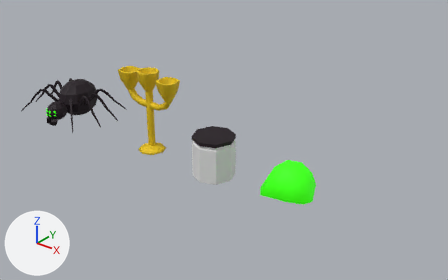
The FBX model Source/Assets/Models/objects.fbx: old version first, new version second.
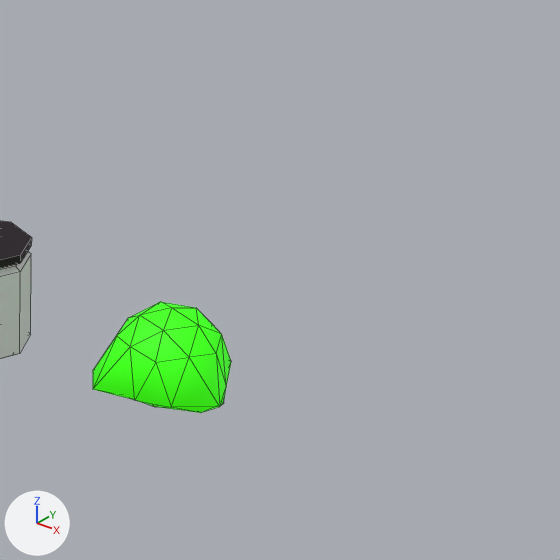
Old and new are each drawn whole from a camera (50 mm lens) standing at (16.17, -19.43, 13.01) and looking at (-0.09, 0.89, 0.41) and again close up on the part from 50% to 100% of the width and 14% to 94% of the height. Every picture has the same lights, and +X, +Y and +Z are marked at lower left. The close-ups show mesh edges as thin lines. Where no turn or scale is listed for an object, it has been applied to the vertices.

The first close-up shows 'Bottle', 'Slime'.
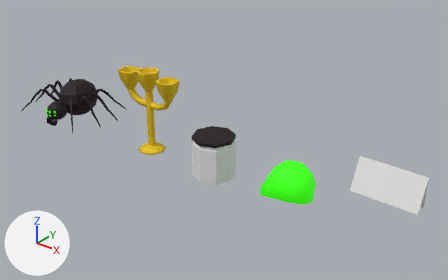
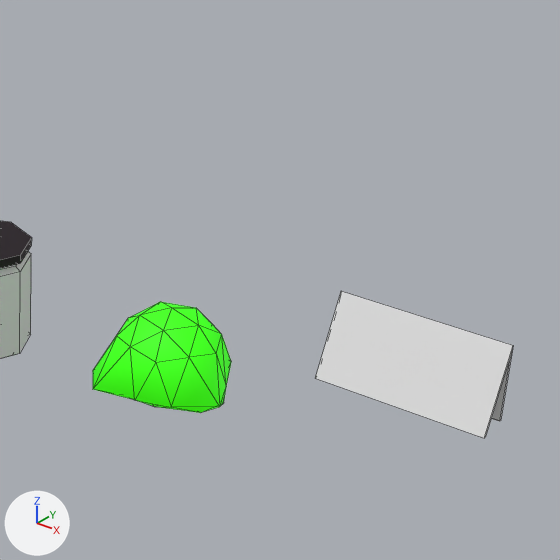
The change, as a list of edits to the scene's bpy script:
```text
Add me_plane:
    me_plane.from_pydata([(-1.36, -0.25, -0.72), (1.36, -0.25, -0.72), (-1.36, 0.34, 0.55), (1.36, 0.34, 0.55), (-1.36, 0.34, -0.72), (1.36, 0.34, -0.72), (-1.36, 0.29, 0.31), (-1.36, -0.19, -0.71), (1.36, -0.19, -0.71), (1.36, 0.29, 0.31), (1.36, 0.29, -0.71), (-1.36, 0.29, -0.71)], [], [(0, 1, 3, 2), (2, 3, 5, 4), (7, 6, 9, 8), (6, 11, 10, 9), (1, 8, 9, 3), (2, 6, 7, 0), (4, 11, 6, 2), (0, 7, 8, 1), (3, 9, 10, 5), (5, 10, 11, 4)])
Add ob_sign:
    ob_sign = bpy.data.objects.new('Sign', me_plane)
    ob_sign.location = (8.4, -0.05, 1.58)
```

Changed parts and their boxes (x1, y1, x2, y2) in the close-ups (560 x 560 px):
'Sign', added: after (315, 291, 513, 438)
